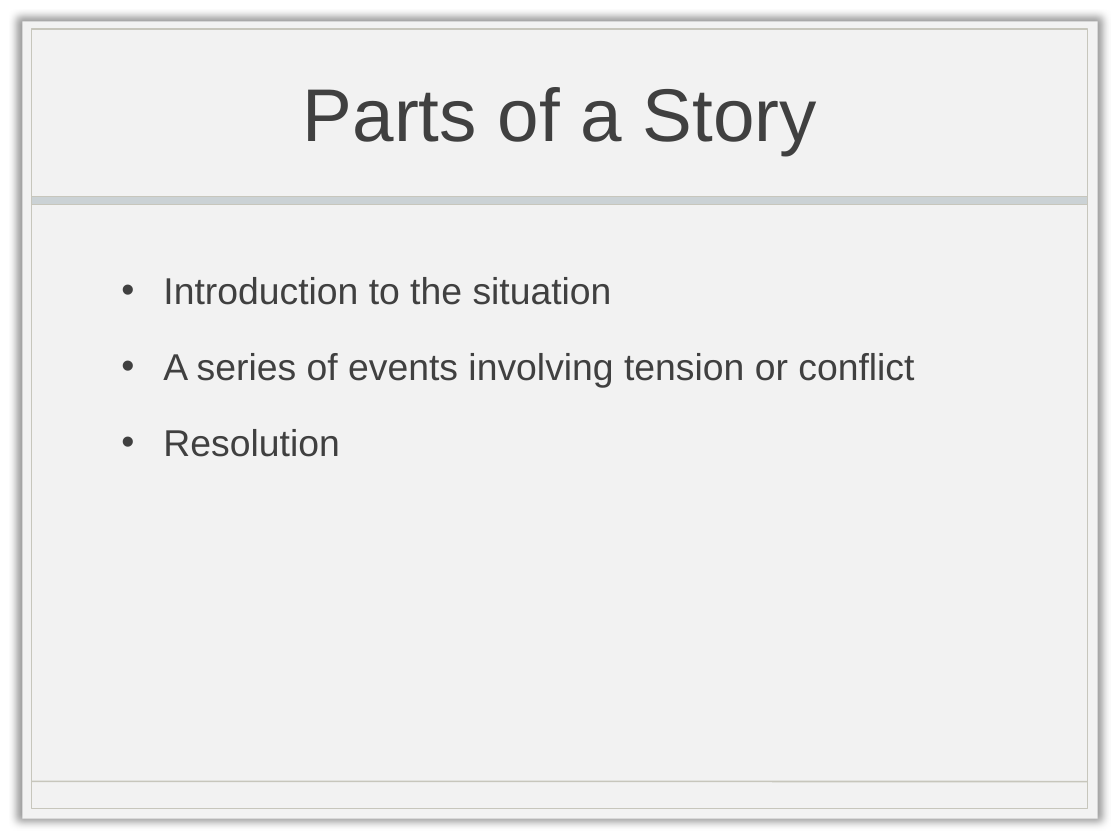
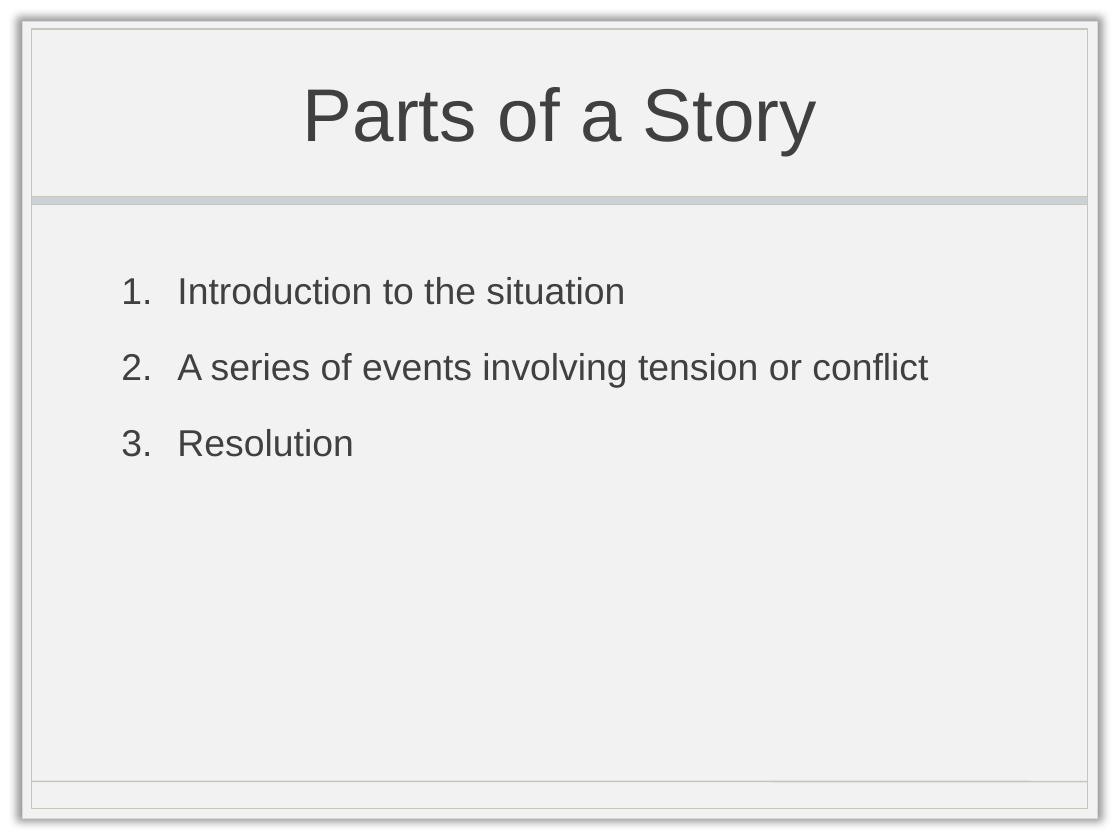
Before and after one commit to doctorlam/tecm4180, a slide deck: slide 4 of readings/storytelling.pptx (slide 5 before the commit). Drawn at 1120x840 pixels with LibreOffice and Linux fonts; fonts in the diff are those of the drawing; background and template pictures are left out. Boxes give left, top, right and bottom in pixels: in the first picture for what was removed or moved away, otherwise in the second. Text is boxed around its words. In the diff, an @@ line names an element or a change of style, - is before the commit and + after.

Commit message:
updated storytelling ppt and resources page to add ppt file

```diff
--- a/readings/storytelling.pptx
+++ b/readings/storytelling.pptx
@@ text "Introduction to the situation" at (177, 277, 928, 457): bullet • to 1. @@
```
Also in this commit, not shown: 3 other slides changed, 2 slides added, 2 slides removed, 6 other files.
